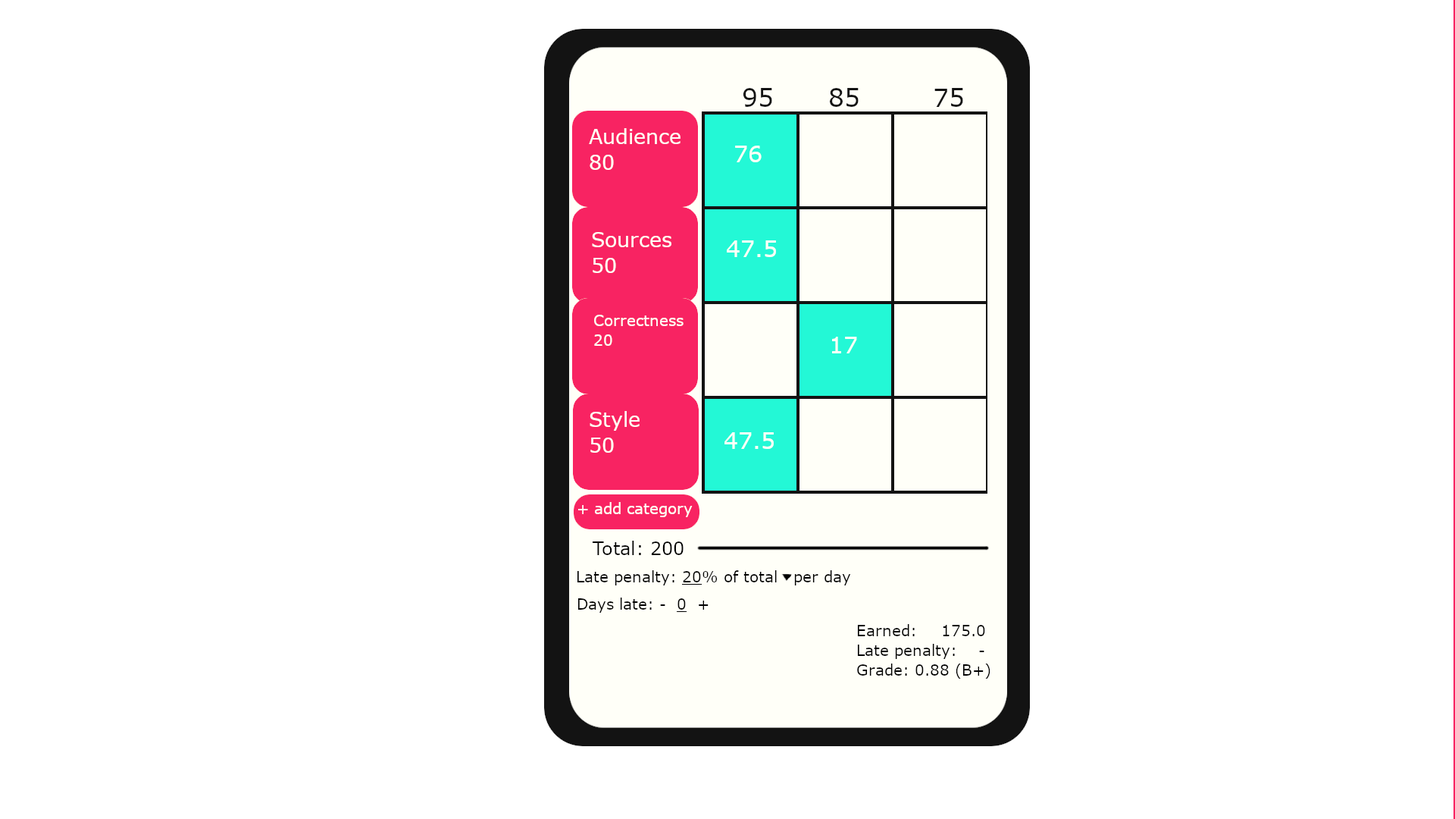
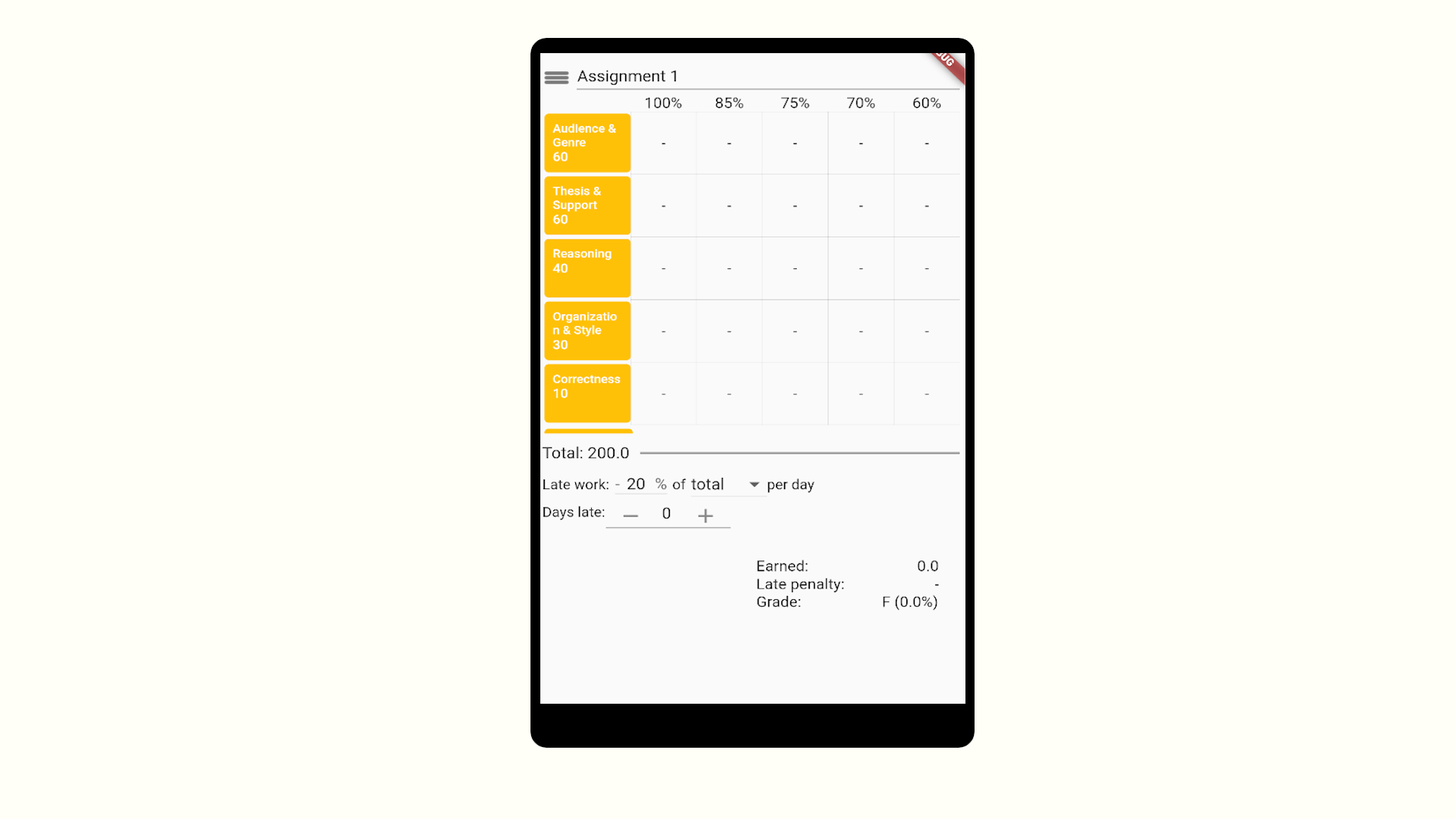
Layered file, before and after one edit (1455 x 819). Changes by layer:
added layer "Layer #1" above "Screenshot 2022-01-16 130627.png" over [543, 70, 571, 85]
added layer "Screenshot 2022-01-16 130627.png" above "Layer" over [540, 53, 966, 704]
added layer "Layer" above "Background" over [540, 53, 966, 704]
painted on "Background" over [0, 0, 1455, 819]
